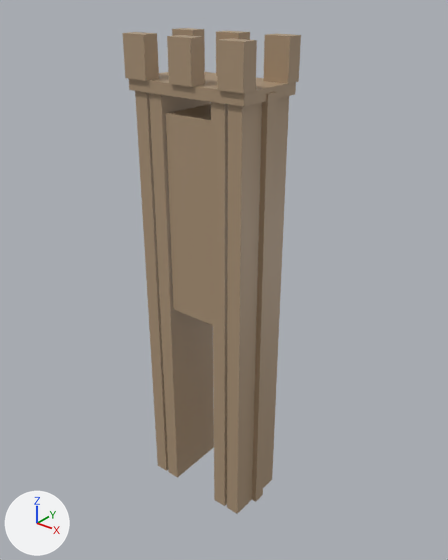
What one commit did to the glTF model generated/models/garrison_gate.glb.
Camera for both pictures: a 50 mm camera at (4.85, -5.82, 4.06) aimed at (0.09, 0.14, 0.37). Every picture has the same lights, and +X, +Y and +Z are marked at lower left. The picture after the commit comes second. Vertices at exactly the same position are counted once.

Objects in the first picture: 'garrison_gate'.
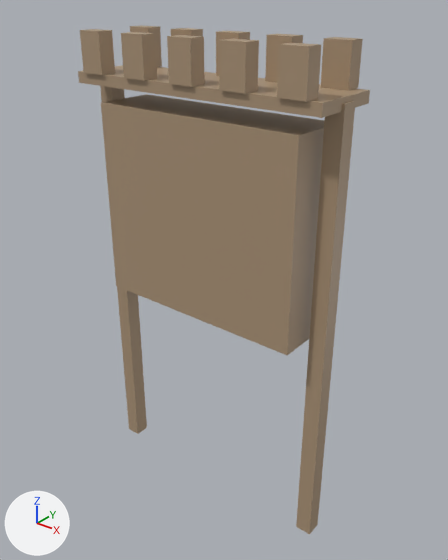
Pixel boxes (x1, y1, x2, y2) of what changed, in the pictures (448 x 560 px; the box of a moved part takes in the faces that stretch with it):
'garrison_gate', reshaped (63% wider): before (122, 28, 301, 514); after (78, 25, 370, 534)
part 1 of me_garrison_gate, moved or reshaped: before (135, 91, 168, 471); after (100, 86, 147, 434)
part 2 of me_garrison_gate, moved or reshaped: before (149, 93, 214, 478); after (296, 101, 356, 534)
part 3 of me_garrison_gate, moved or reshaped: before (211, 102, 228, 506); after (78, 65, 370, 118)
part 4 of me_garrison_gate, moved or reshaped: before (227, 96, 289, 514); after (130, 25, 162, 67)
part 5 of me_garrison_gate, moved or reshaped (not visible before): after (80, 29, 115, 75)
part 6 of me_garrison_gate, moved or reshaped: before (252, 92, 277, 502); after (171, 28, 203, 36)
part 7 of me_garrison_gate, moved or reshaped: before (129, 72, 296, 107); after (121, 32, 157, 81)
part 8 of me_garrison_gate, moved or reshaped: before (122, 32, 159, 81); after (167, 35, 205, 87)
part 9 of me_garrison_gate, moved or reshaped: before (167, 35, 205, 87); after (219, 39, 259, 94)
part 10 of me_garrison_gate, moved or reshaped: before (263, 33, 301, 84); after (321, 37, 363, 91)
part 11 of me_garrison_gate, moved or reshaped: before (217, 38, 257, 93); after (277, 43, 321, 102)
part 12 of me_garrison_gate, moved or reshaped: before (166, 104, 213, 325); after (101, 94, 324, 355)

Patch to the scene script:
```diff
--- a/generated/models/garrison_gate.glb.py
+++ b/generated/models/garrison_gate.glb.py
@@ me_garrison_gate @@
 # used by ob_garrison_gate; location = (0.0, 0.0, 0.0)
-me_garrison_gate.from_pydata(...)  # 112 vertices, 168 faces; spans x -0.88..0.88, y -0.53..0.53, z -3.0..3.5
+me_garrison_gate.from_pydata(...)  # 112 vertices, 168 faces; spans x -1.83..1.83, y -0.53..0.53, z -3.0..3.5
+# me_garrison_gate part 1: the loose piece of 8 vertices spanning x -0.81..-0.61, y -0.45..0.45, z -3.0..2.86 is scaled about its middle by (1.13, 0.244, 1.01), then moved by (-1.01, 0.0, 0.04)
+# me_garrison_gate part 2: the loose piece of 8 vertices spanning x -0.57..-0.38, y -0.45..0.45, z -3.0..2.86 is scaled about its middle by (1.13, 0.244, 1.01), then moved by (2.2, 0.0, 0.04)
+# me_garrison_gate part 3: the loose piece of 8 vertices spanning x 0.38..0.57, y -0.45..0.45, z -3.0..2.86 is scaled about its middle by (18.5, 1.09, 0.0239), then moved by (-0.47, 0.0, 3.0)
+# me_garrison_gate part 4: the loose piece of 8 vertices spanning x 0.61..0.81, y -0.45..0.45, z -3.0..2.86 is scaled about its middle by (1.75, 0.244, 0.0853), then moved by (-2.18, 0.42, 3.32)
+# me_garrison_gate part 5: the loose piece of 8 vertices spanning x -0.88..-0.7, y -0.09..0.09, z -3.0..2.94 is scaled about its middle by (1.89, 1.22, 0.0842), then moved by (-0.67, -0.42, 3.28)
+# me_garrison_gate part 6: the loose piece of 8 vertices spanning x 0.7..0.88, y -0.09..0.09, z -3.0..2.94 is scaled about its middle by (1.89, 1.22, 0.0842), then moved by (-1.53, 0.42, 3.28)
+# me_garrison_gate part 7: the loose piece of 8 vertices spanning x -0.87..0.87, y -0.49..0.49, z 2.86..3.0 is scaled about its middle by (0.196, 0.224, 3.57), then moved by (-0.73, -0.42, 0.32)
+# me_garrison_gate part 8: the loose piece of 8 vertices spanning x -0.88..-0.54, y -0.53..-0.31, z 3.0..3.5 is moved by (0.71, 0.0, 0.0)
+# me_garrison_gate part 9: the loose piece of 8 vertices spanning x -0.17..0.17, y -0.53..-0.31, z 3.0..3.5 is moved by (0.73, 0.0, 0.0)
+# me_garrison_gate part 10: the loose piece of 8 vertices spanning x 0.54..0.88, y 0.31..0.53, z 3.0..3.5 is moved by (0.76, 0.0, 0.0)
+# me_garrison_gate part 11: the loose piece of 8 vertices spanning x 0.54..0.88, y -0.53..-0.31, z 3.0..3.5 is moved by (0.76, 0.0, 0.0)
+# me_garrison_gate part 12: the loose piece of 8 vertices spanning x -0.36..0.36, y -0.41..0.41, z 0.0..2.63 is scaled about its middle by (4.22, 1, 1)
+# other edits to the shape of me_garrison_gate do not show in these pictures
 me_garrison_gate.materials.append(mat_defaultmaterial)
```
